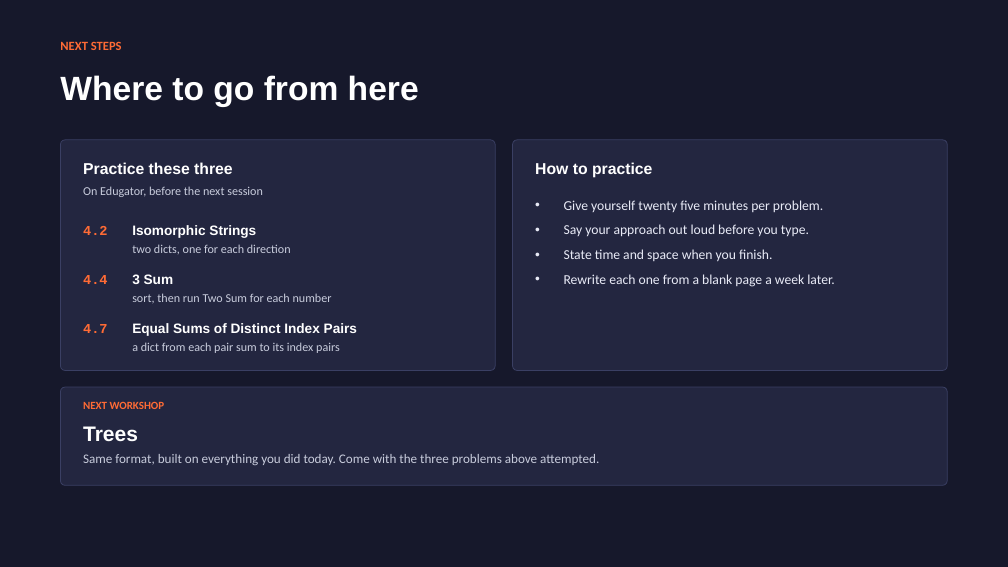
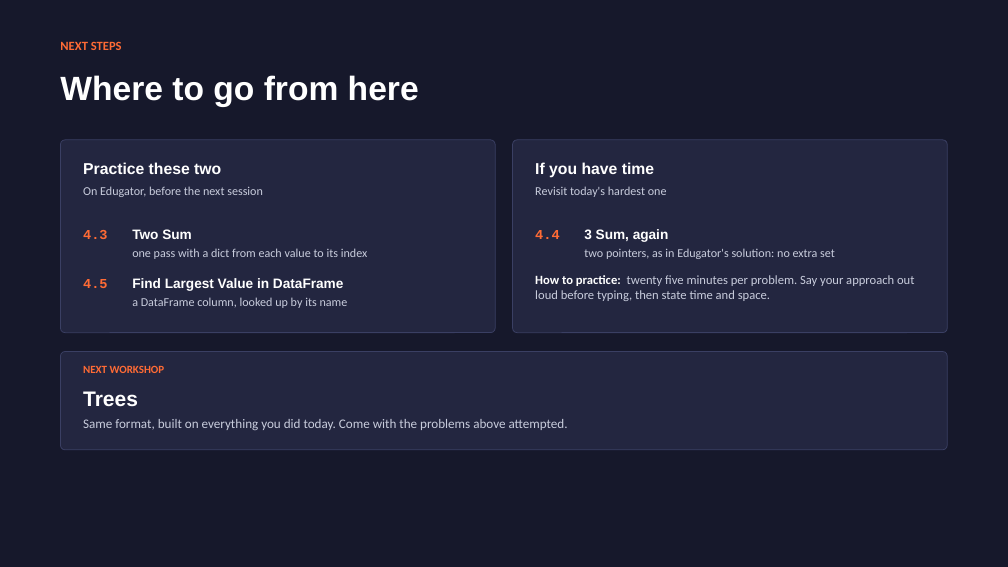
Before and after one commit to kapooramanpreet/TechnicalInterview101, a slide deck: slide 24 of assets/slides/Technical_Interview_101_Hash Tables.pptx (slide 21 before the commit). Drawn at 1008x567 pixels with LibreOffice and Linux fonts; fonts in the diff are those of the drawing. Boxes give left, top, right and bottom in pixels: in the first picture for what was removed or moved away, otherwise in the second. Text is boxed around its words. In the diff, an @@ line names an element or a change of style, - is before the commit and + after.

```diff
--- a/assets/slides/Technical_Interview_101_Hash Tables.pptx
+++ b/assets/slides/Technical_Interview_101_Hash Tables.pptx
@@ rounded rectangle: place and size @@
-rounded rectangle at <box>60,140,495,371</box>
+rounded rectangle at <box>60,140,495,333</box>
@@ rounded rectangle at <box>60,140,495,333</box>: proportions changed @@
@@ rounded rectangle at <box>513,140,948,333</box>: proportions changed @@
@@ rounded rectangle: place and size @@
-rounded rectangle at <box>513,140,948,371</box>
+rounded rectangle at <box>513,140,948,333</box>
@@ text at <box>83,162,221,174</box>: text changed @@
-Practice these three
+Practice these two
@@ text at <box>535,162,654,178</box>: text changed @@
-How to practice
+If you have time
@@ text added at <box>535,186,667,197</box>, 11.5 pt, text #C8CCDC @@
+Revisit today's hardest one
@@ text at <box>83,230,108,239</box>: text changed @@
-4.2
+4.3
@@ text at <box>132,229,192,239</box>: text changed @@
-Isomorphic Strings
+Two Sum
@@ text added at <box>535,230,560,239</box>, 13 pt, text #FF6B35, bold @@
+4.4
@@ text added at <box>584,229,669,242</box>, 13 pt, text #FFFFFF, bold @@
+3 Sum, again
@@ text at <box>132,248,368,259</box>: text changed @@
-two dicts, one for each direction
+one pass with a dict from each value to its index
@@ text added at <box>584,248,835,259</box>, 11.5 pt, text #C8CCDC @@
+two pointers, as in Edugator's solution: no extra set
@@ text at <box>83,279,108,288</box>: text changed @@
-4.4
+4.5
@@ text at <box>132,278,343,291</box>: text changed @@
-3 Sum
+Find Largest Value in DataFrame
@@ text at <box>132,297,348,308</box>: text changed @@
-sort, then run Two Sum for each number
+a DataFrame column, looked up by its name
@@ text at <box>535,275,914,301</box>: text changed; size 13 to 12 pt; text colour #E8EAF6 to #C8CCDC @@
-• Give yourself twenty five minutes per problem.
-• Say your approach out loud before you type.
-• State time and space when you finish.
-• Rewrite each one from a blank page a week later.
+How to practice: twenty five minutes per problem. Say your approach out loud before typing, then state time and space.
@@ text removed at <box>83,324,108,333</box> @@
-4.7
@@ text removed at <box>132,323,357,336</box> @@
-Equal Sums of Distinct Index Pairs
@@ 2 texts, 1 rounded rectangle: place and size @@
-2 texts, 1 rounded rectangle at <box>60,387,948,485</box>
+2 texts, 1 rounded rectangle at <box>60,352,948,450</box>
@@ text removed at <box>132,342,340,353</box> @@
-a dict from each pair sum to its index pairs
@@ text at <box>83,419,568,430</box>: text changed @@
-Same format, built on everything you did today. Come with the three problems above attempted.
+Same format, built on everything you did today. Come with the problems above attempted.
```
Also in this commit, not shown: 10 other slides changed, 6 slides added, 3 slides removed.
